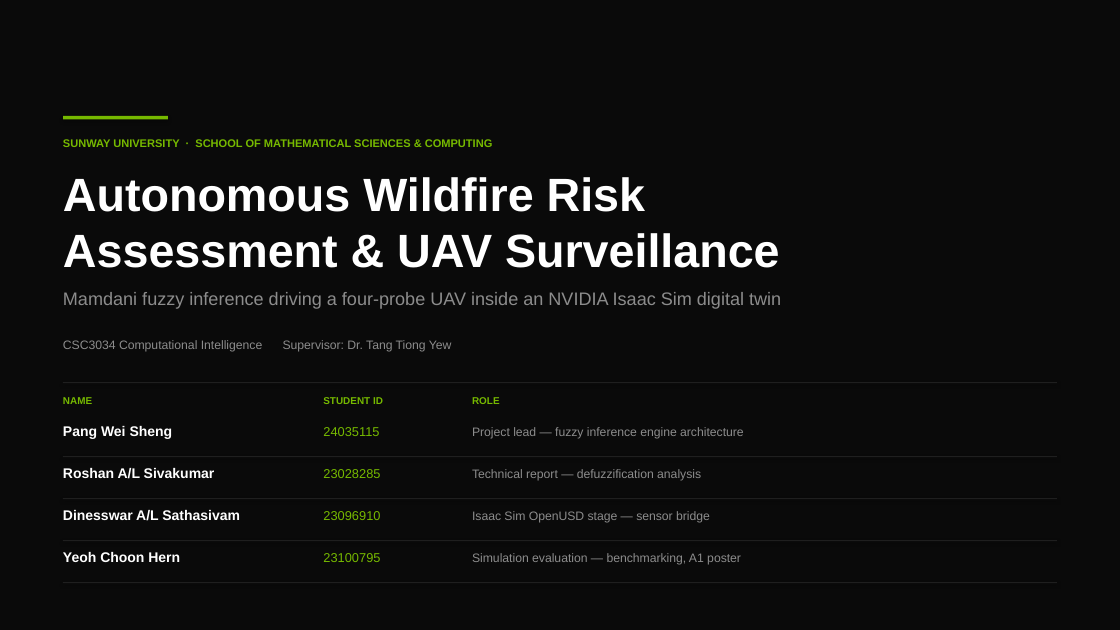
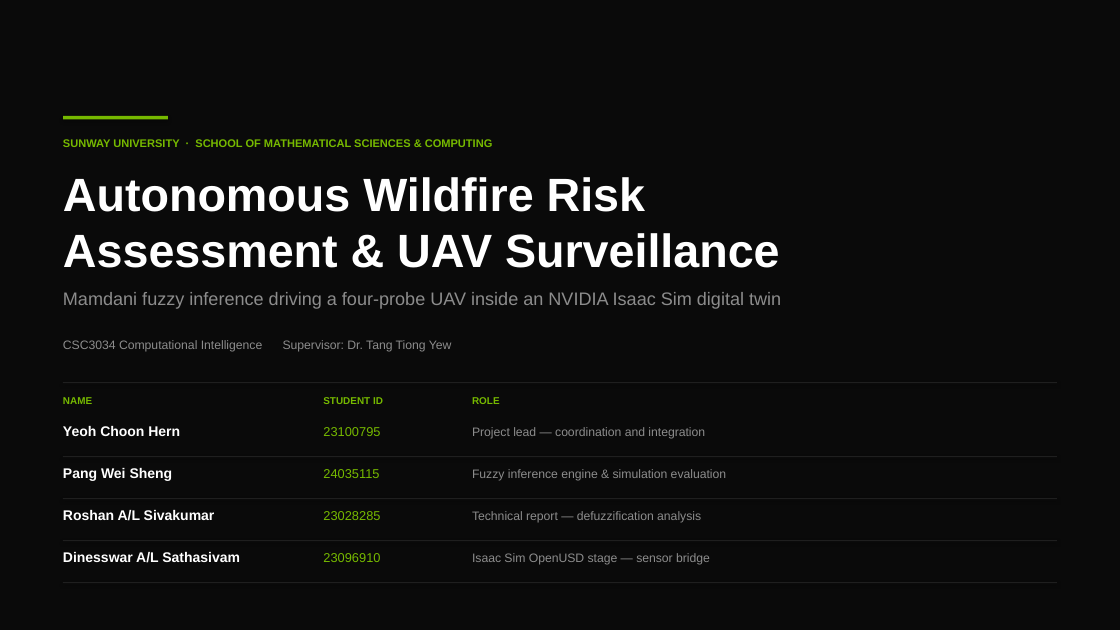
Before and after one commit to 123haiku/csc3034-fuzzy-wildfire-sim, a slide deck: slide 1 of docs/presentation/CSC3034_Presentation_Slides.pptx. Drawn at 1120x630 pixels with LibreOffice and Linux fonts; fonts in the diff are those of the drawing. Boxes give left, top, right and bottom in pixels: in the first picture for what was removed or moved away, otherwise in the second. Text is boxed around its words. In the diff, an @@ line names an element or a change of style, - is before the commit and + after.

```diff
--- a/docs/presentation/CSC3034_Presentation_Slides.pptx
+++ b/docs/presentation/CSC3034_Presentation_Slides.pptx
@@ text added at <box>63,426,180,436</box>, 12 pt, text #FFFFFF, bold @@
+Yeoh Choon Hern
@@ text "23100795": place and size @@
-text "23100795" at <box>323,553,380,562</box>
+text "23100795" at <box>323,427,380,436</box>
@@ text at <box>472,427,705,439</box>: text changed @@
-Project lead — fuzzy inference engine architecture
+Project lead — coordination and integration
@@ text removed at <box>63,468,215,479</box> @@
-Roshan A/L Sivakumar
@@ text at <box>472,469,726,481</box>: text changed @@
-Simulation evaluation — benchmarking, A1 poster
+Fuzzy inference engine & simulation evaluation
@@ text at <box>63,510,215,521</box>: text changed @@
-Dinesswar A/L Sathasivam
+Roshan A/L Sivakumar
@@ text at <box>63,552,240,563</box>: text changed @@
-Yeoh Choon Hern
+Dinesswar A/L Sathasivam
@@ 6 texts: place and size @@
-6 texts at <box>63,426,710,523</box>
+6 texts at <box>63,468,710,565</box>
```
Also in this commit, not shown: 5 other slides changed, 8 other files.
